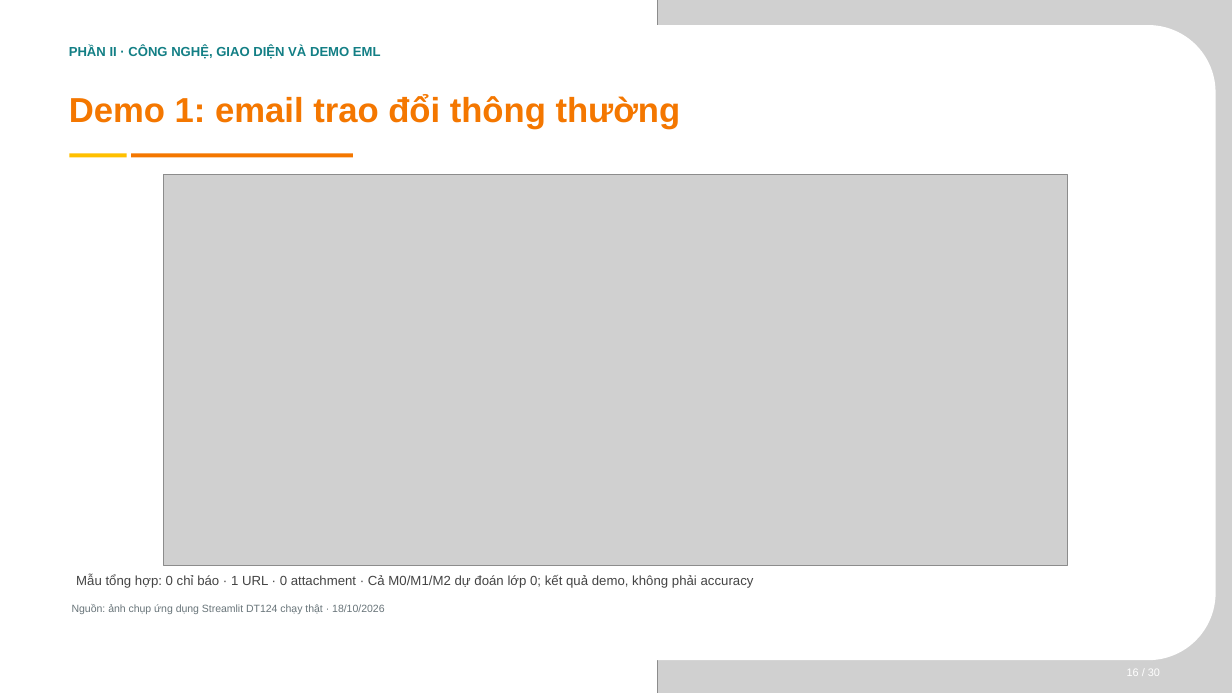
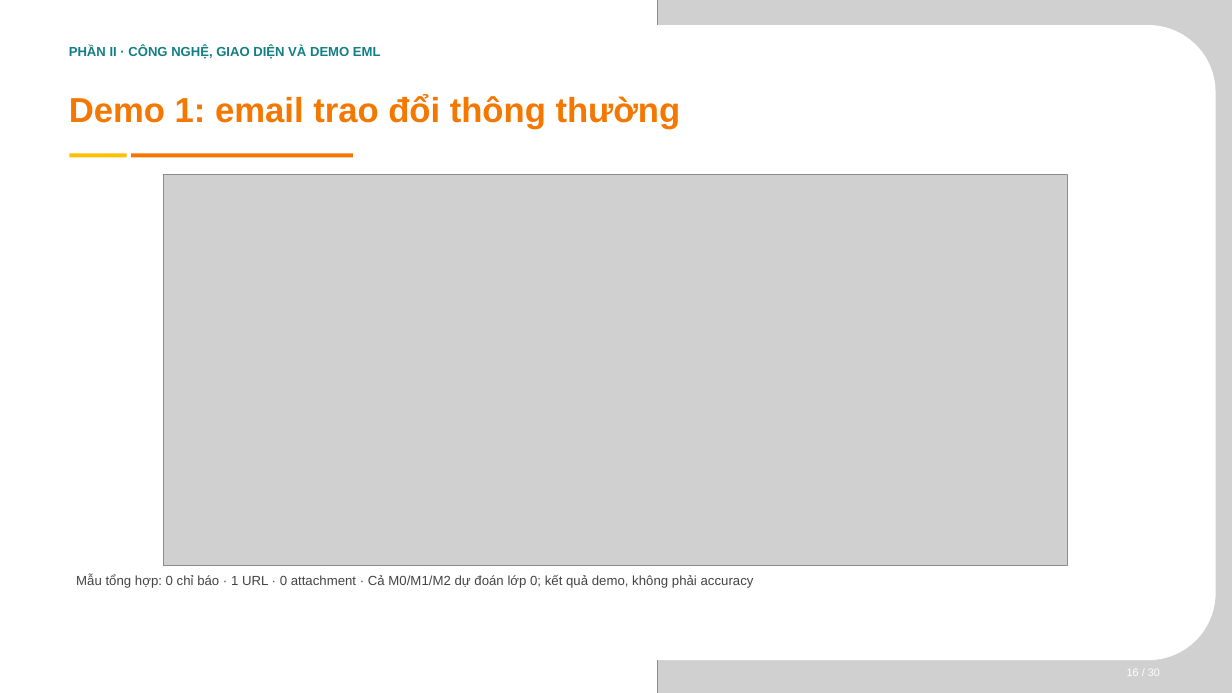
Before and after one commit to phat230/LAB_AT_BMHTTT, a slide deck: slide 8 of LAB6/BC_giau_ky_DT124/slide báo cáo/SLIDE_BAO_CAO_DT124.pptx (slide 16 before the commit). Drawn at 1232x693 pixels with LibreOffice and Linux fonts; fonts in the diff are those of the drawing; grey boxes stand for pictures; background and template pictures are left out. Boxes give left, top, right and bottom in pixels: in the first picture for what was removed or moved away, otherwise in the second. Text is boxed around its words. In the diff, an @@ line names an element or a change of style, - is before the commit and + after.

```diff
--- a/LAB6/BC_giau_ky_DT124/slide báo cáo/SLIDE_BAO_CAO_DT124.pptx
+++ b/LAB6/BC_giau_ky_DT124/slide báo cáo/SLIDE_BAO_CAO_DT124.pptx
@@ text removed at [72, 604, 384, 614] @@
-Nguồn: ảnh chụp ứng dụng Streamlit DT124 chạy thật · 18/10/2026
```
Also in this commit, not shown: 18 other slides changed, 9 slides removed, 1 other file.
